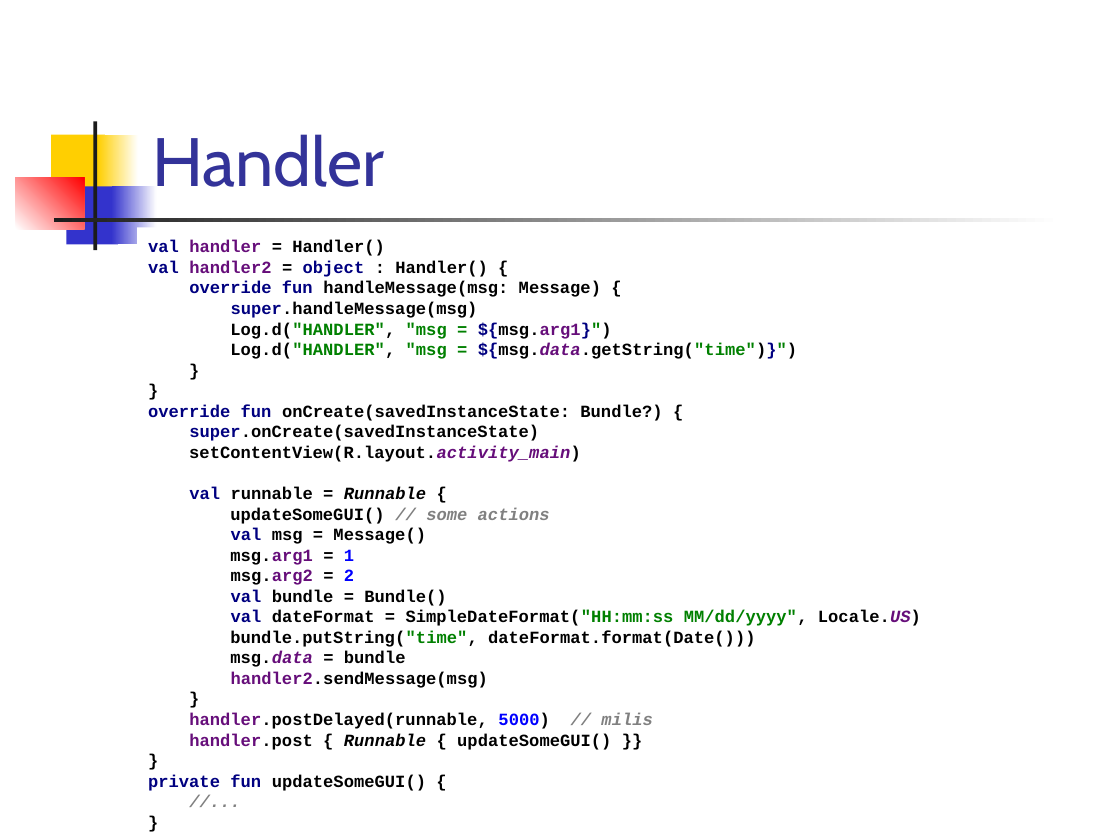
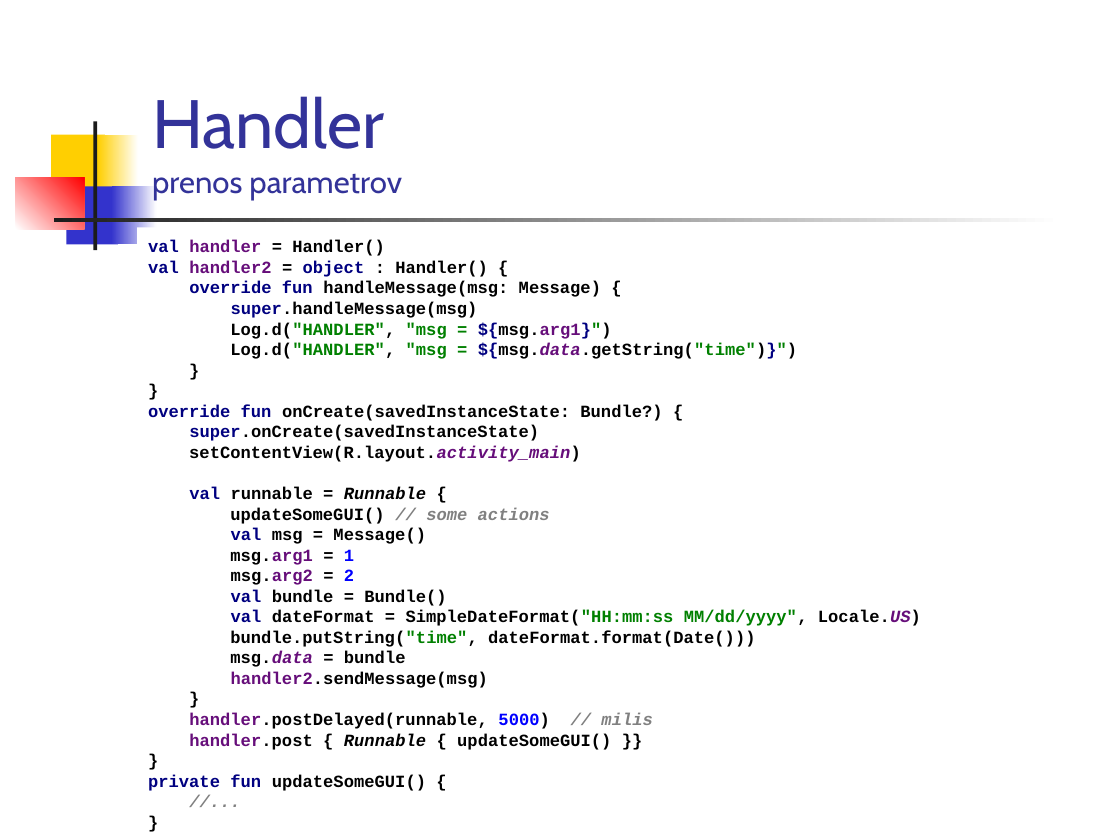
Before and after one commit to vmandro/Prednasky, a slide deck: slide 11 of 03/03_Android.ppt (slide 10 before the commit). Drawn at 1120x840 pixels with LibreOffice and Linux fonts; fonts in the diff are those of the drawing. Boxes give left, top, right and bottom in pixels: in the first picture for what was removed or moved away, otherwise in the second. Text is boxed around its words. In the diff, an @@ line names an element or a change of style, - is before the commit and + after.

```diff
--- a/03/03_Android.ppt
+++ b/03/03_Android.ppt
@@ title at (x1=152, y1=96, x2=402, y2=200): text changed; size 44 to 20 pt @@
-Handler
+Handler
+prenos parametrov
```
Also in this commit, not shown: 25 other slides changed, 3 slides added, 1 slide removed, 2 other files.
